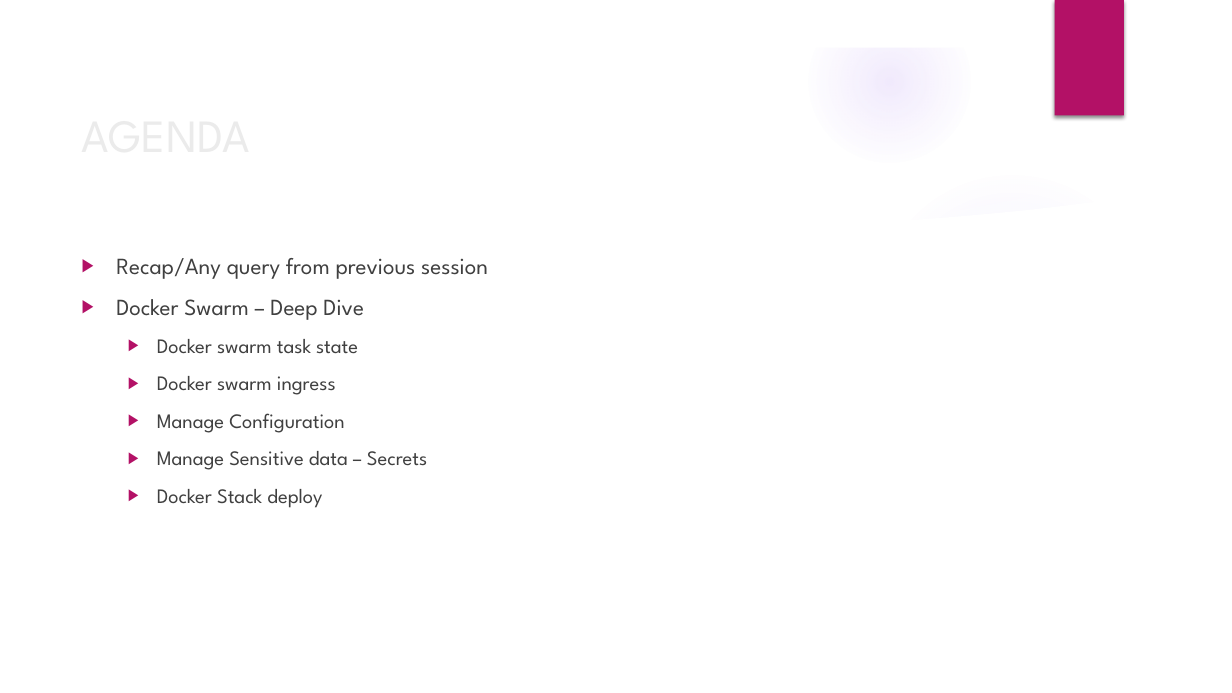
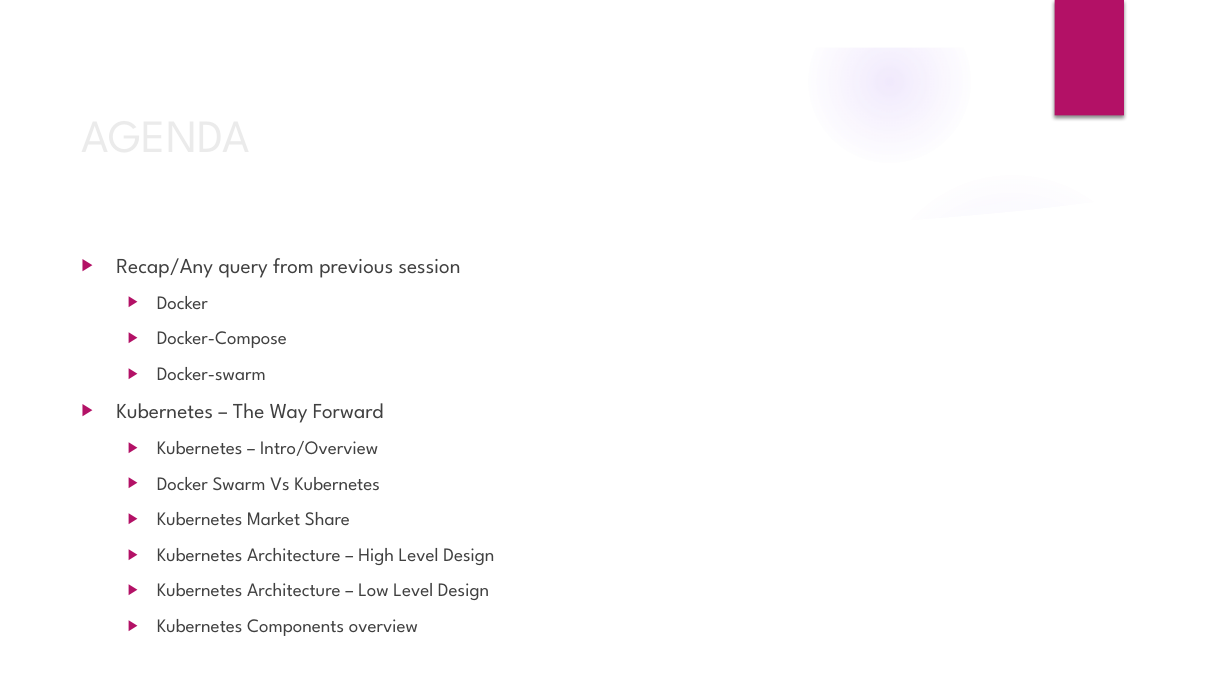
Before and after one commit to deepkumartraining/docker-k8s-April23, a slide deck: slide 2 of Day21/DockerAndKubernetes_Training-Day21.pptx. Drawn at 1232x693 pixels with LibreOffice and Linux fonts; fonts in the diff are those of the drawing; background and template pictures are left out. Boxes give left, top, right and bottom in pixels: in the first picture for what was removed or moved away, otherwise in the second. Text is boxed around its words. In the diff, an @@ line names an element or a change of style, - is before the commit and + after.

```diff
--- a/Day21/DockerAndKubernetes_Training-Day21.pptx
+++ b/Day21/DockerAndKubernetes_Training-Day21.pptx
@@ text at [116, 258, 461, 278]: size 18 to 16.6 pt in "Recap/Any query from previous session" @@
@@ text at [116, 296, 494, 636]: text changed; size 16 to 14.8 pt @@
-▶ Docker Swarm – Deep Dive
-  ▶ Docker swarm task state
-  ▶ Docker swarm ingress
-  ▶ Manage Configuration
-  ▶ Manage Sensitive data – Secrets
-  ▶ Docker Stack deploy
+  ▶ Docker
+  ▶ Docker-Compose
+  ▶ Docker-swarm
+▶ Kubernetes – The Way Forward
+  ▶ Kubernetes – Intro/Overview
+  ▶ Docker Swarm Vs Kubernetes
+  ▶ Kubernetes Market Share
+  ▶ Kubernetes Architecture – High Level Design
+  ▶ Kubernetes Architecture – Low Level Design
+  ▶ Kubernetes Components overview
```
Also in this commit, not shown: 2 other slides changed, 8 slides added, 1 slide removed.
